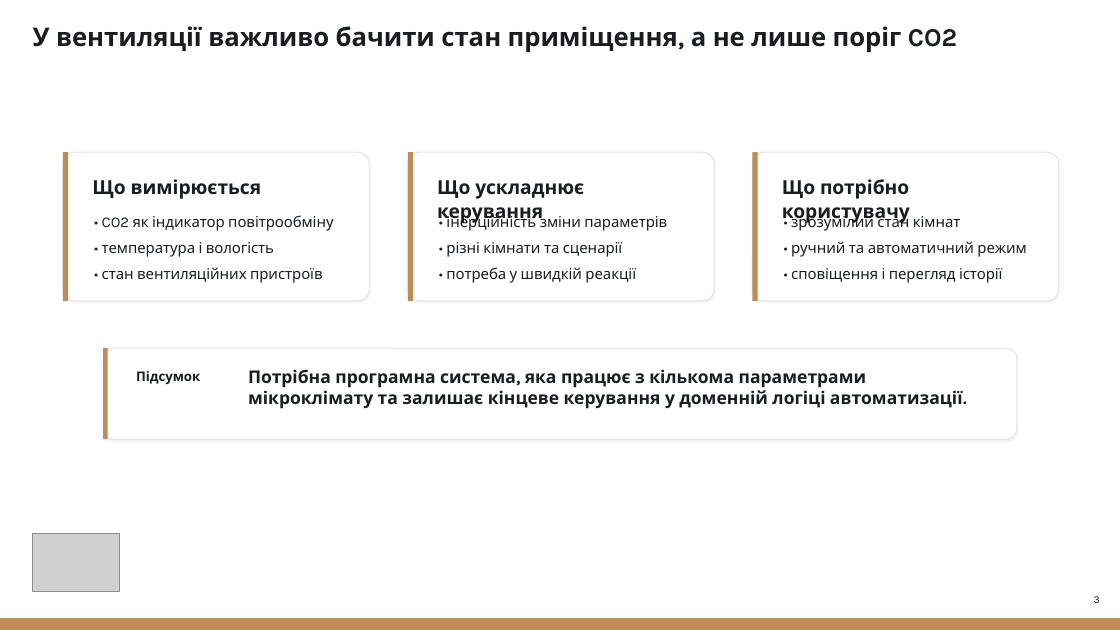
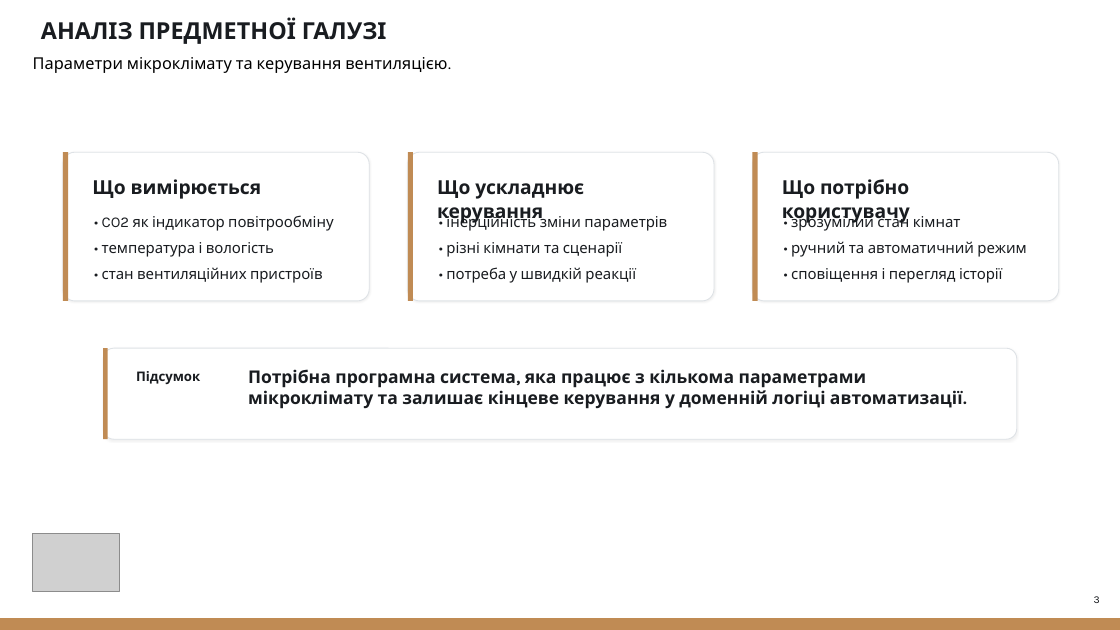
Before and after one commit to NureKhyzhniakDmytro/2026_B_PI_PZPI-22-10_Khyzhniak_D_S, a slide deck: slide 3 of 2026_Б_ПІ_ПЗПІ-22-10_Хижняк_Д_С.pptx. Drawn at 1120x630 pixels with LibreOffice and Linux fonts; fonts in the diff are those of the drawing; grey boxes stand for pictures. Boxes give left, top, right and bottom in pixels: in the first picture for what was removed or moved away, otherwise in the second. Text is boxed around its words. In the diff, an @@ line names an element or a change of style, - is before the commit and + after.

```diff
--- a/2026_Б_ПІ_ПЗПІ-22-10_Хижняк_Д_С.pptx
+++ b/2026_Б_ПІ_ПЗПІ-22-10_Хижняк_Д_С.pptx
@@ text removed at [33,26,957,52] @@
-У вентиляції важливо бачити стан приміщення, а не лише поріг CO2
@@ text added at [41,18,387,44], 20 pt, text #191C20, bold @@
+АНАЛІЗ ПРЕДМЕТНОЇ ГАЛУЗІ
@@ text added at [33,57,447,73], 14 pt, text #000000 @@
+Параметри мікроклімату та керування вентиляцією.
```
Also in this commit, not shown: 11 other slides changed, 7 slides added, 2 slides removed.
